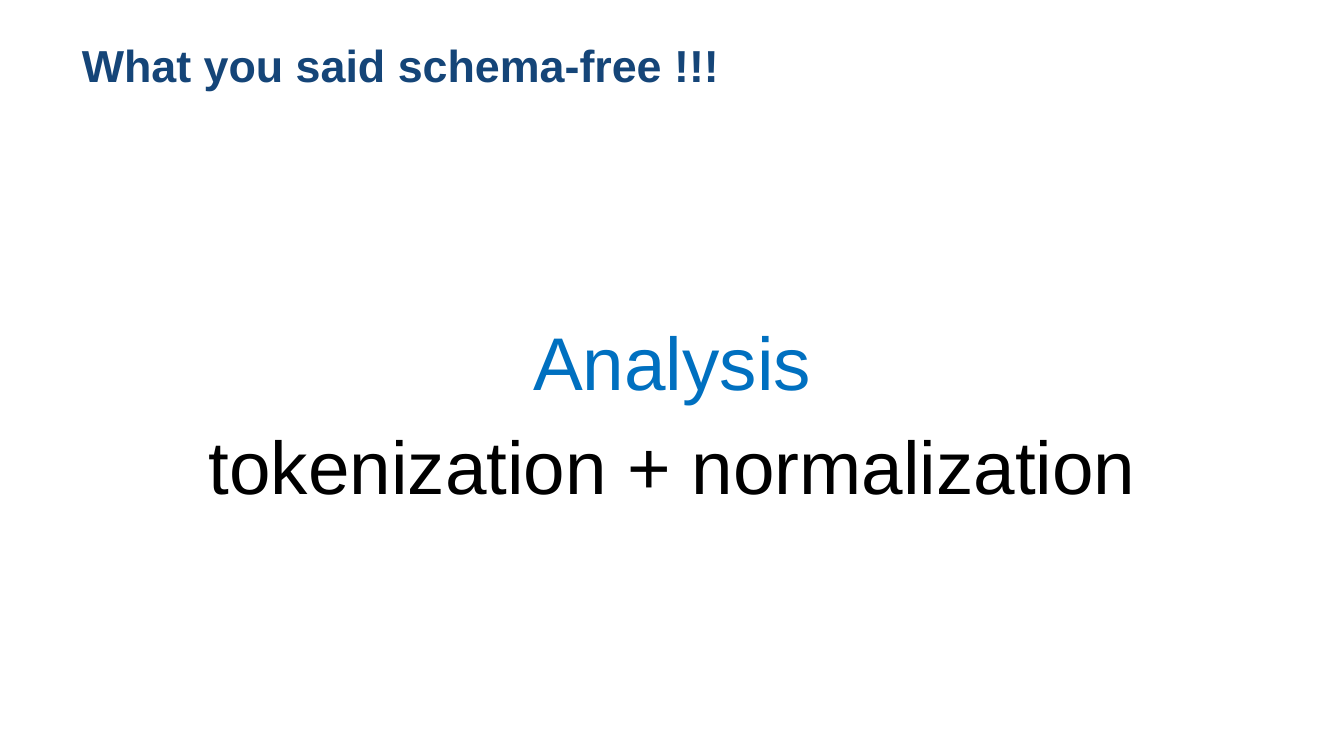
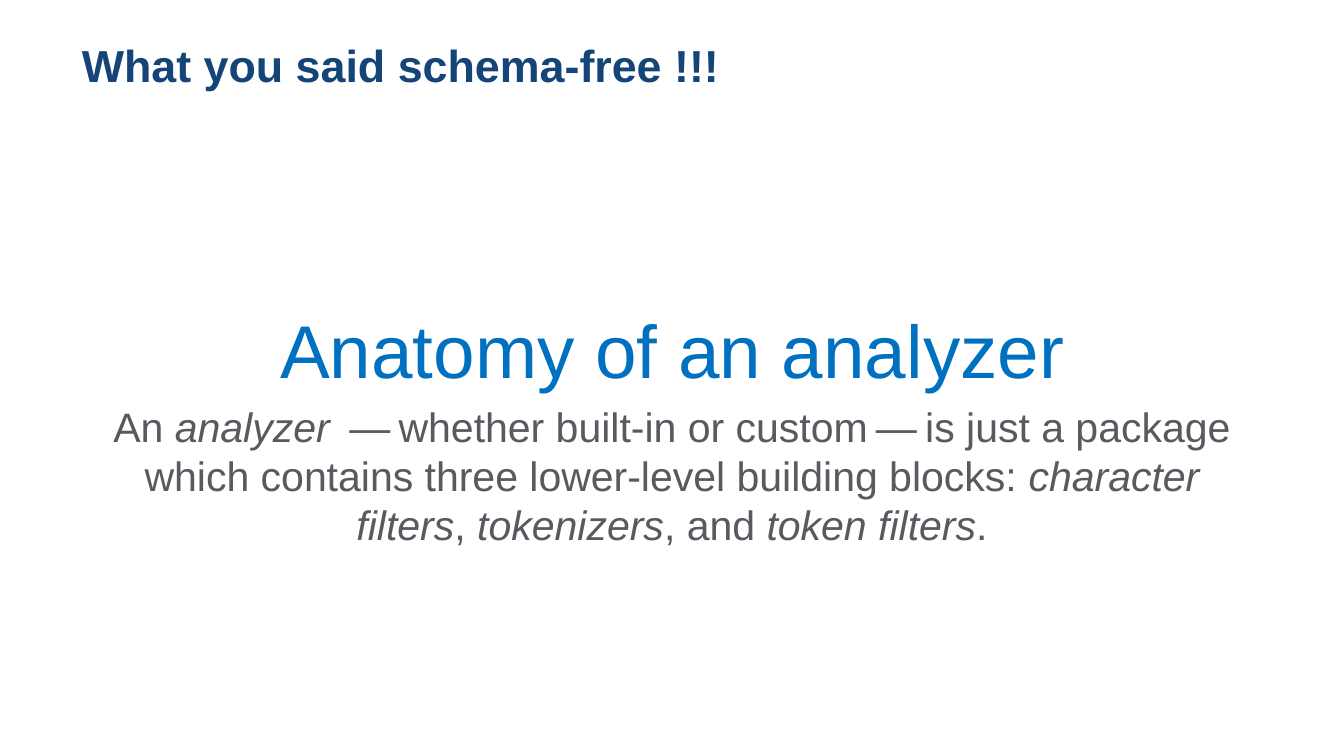
Before and after one commit to cordasfilip/ElasticFun, a slide deck: slide 34 of ElasticFun/ElasticSearchBasics.pptx. Drawn at 1344x756 pixels with LibreOffice and Linux fonts; fonts in the diff are those of the drawing; background and template pictures are left out. Boxes give left, top, right and bottom in pixels: in the first picture for what was removed or moved away, otherwise in the second. Text is boxed around its words. In the diff, an @@ line names an element or a change of style, - is before the commit and + after.

Commit message:
Added som analyzers

```diff
--- a/ElasticFun/ElasticSearchBasics.pptx
+++ b/ElasticFun/ElasticSearchBasics.pptx
@@ text at (113, 324, 1230, 546): text changed; size 40 to 22 pt; text colour #000000 to #5B5860 @@
-Analysis
-tokenization + normalization
+Anatomy of an analyzer
+An analyzer — whether built-in or custom — is just a package which contains three lower-level building blocks: character filters, tokenizers, and token filters.
```
Also in this commit, not shown: 4 other files.
